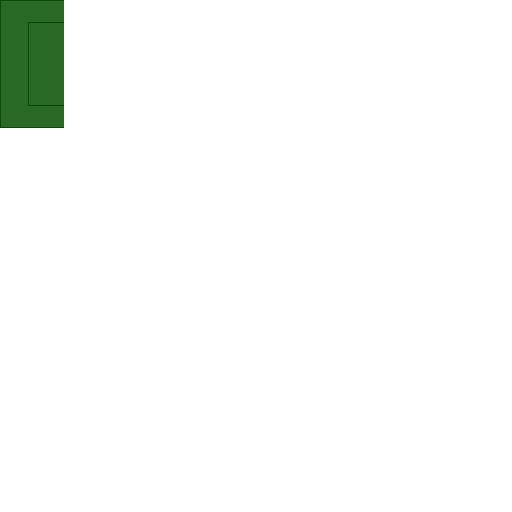
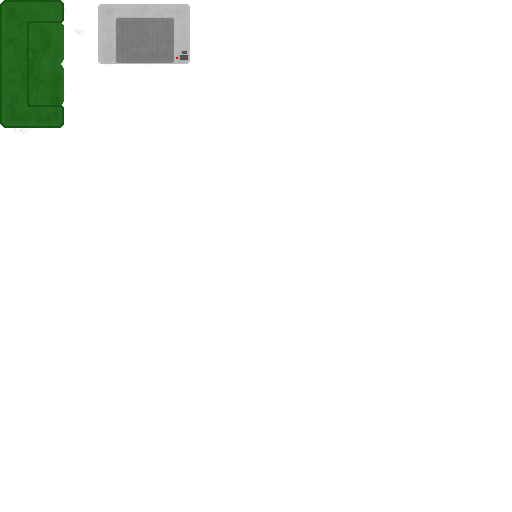
The second 512px x 512px image is a revision of the first. Changes to its layers:
added group "Sofa" with 3 layers above "Lasercutter" over 0, 0, 128, 135
moved "Malebene 2" into group "Sofa", painted on it over 0, 0, 128, 135
moved "Malebene 3" into group "Sofa", painted on it over 0, 0, 128, 135
moved "Malebene 1" into group "Sofa", painted on it over 0, 0, 128, 135
added layer "Lasercutter" over 0, 0, 191, 128
